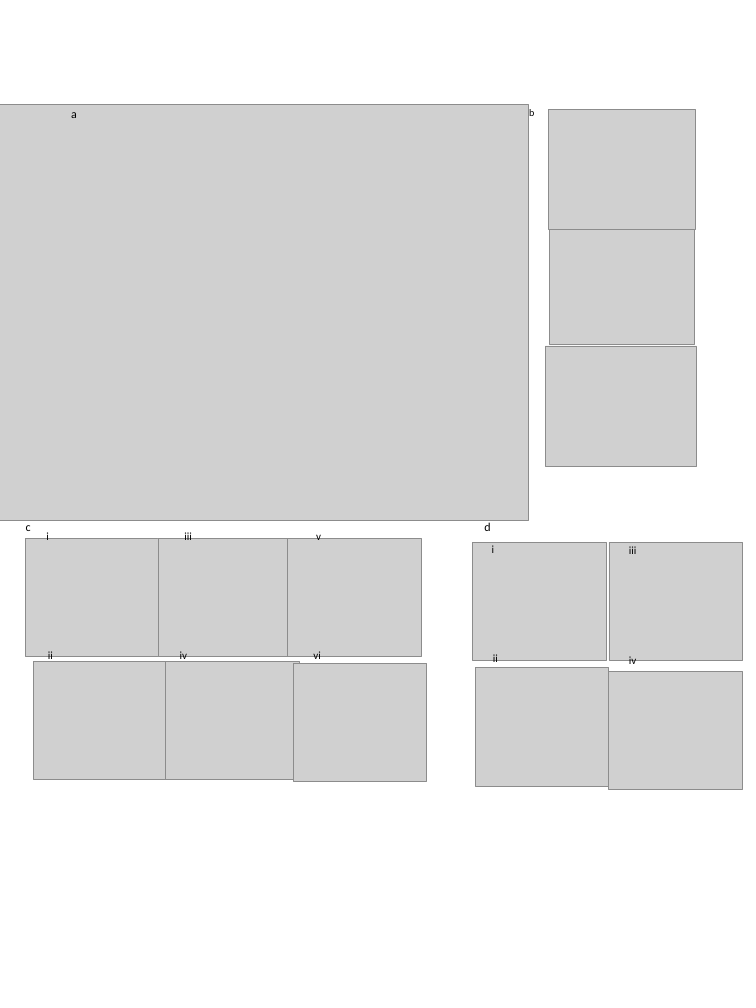
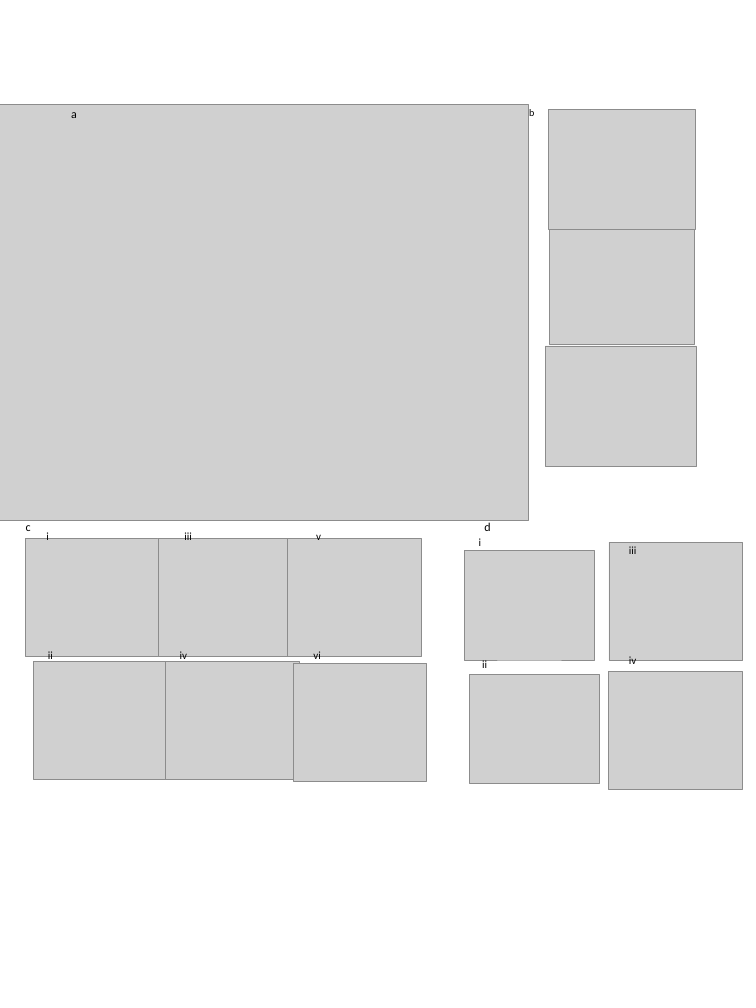
Before and after one commit to jamesrlawson/leaf_proteomics, a slide deck: slide 3 of docs/manuscripts/euc manuscript/figs/euc_MS_figure_panels_JL_04-07-17.pptx (slide 2 before the commit). Drawn at 756x1008 pixels with LibreOffice and Linux fonts; fonts in the diff are those of the drawing; grey boxes stand for pictures; background and template pictures are left out. Boxes give left, top, right and bottom in pixels: in the first picture for what was removed or moved away, otherwise in the second. Text is boxed around its words. In the diff, an @@ line names an element or a change of style, - is before the commit and + after.

```diff
--- a/docs/manuscripts/euc manuscript/figs/euc_MS_figure_panels_JL_04-07-17.pptx
+++ b/docs/manuscripts/euc manuscript/figs/euc_MS_figure_panels_JL_04-07-17.pptx
@@ text "i": place and size @@
-text "i" at [492, 545, 495, 553]
+text "i" at [479, 538, 482, 546]
@@ picture: place and size @@
-picture at [472, 542, 606, 660]
+picture at [464, 551, 594, 660]
@@ text "ii": place and size @@
-text "ii" at [493, 654, 498, 665]
+text "ii" at [482, 660, 487, 671]
@@ picture: place and size @@
-picture at [475, 667, 609, 786]
+picture at [469, 675, 599, 784]
```
Also in this commit, not shown: 2 slides added, 19 other files.
